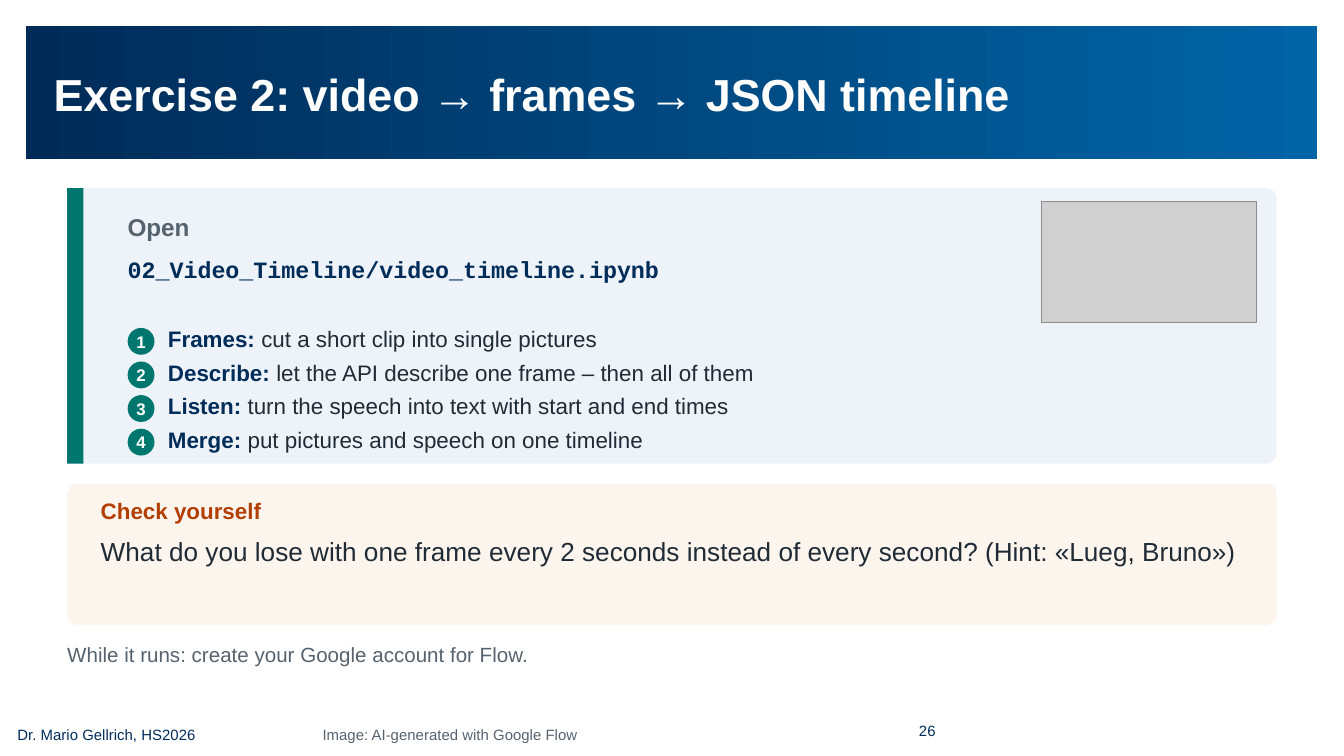
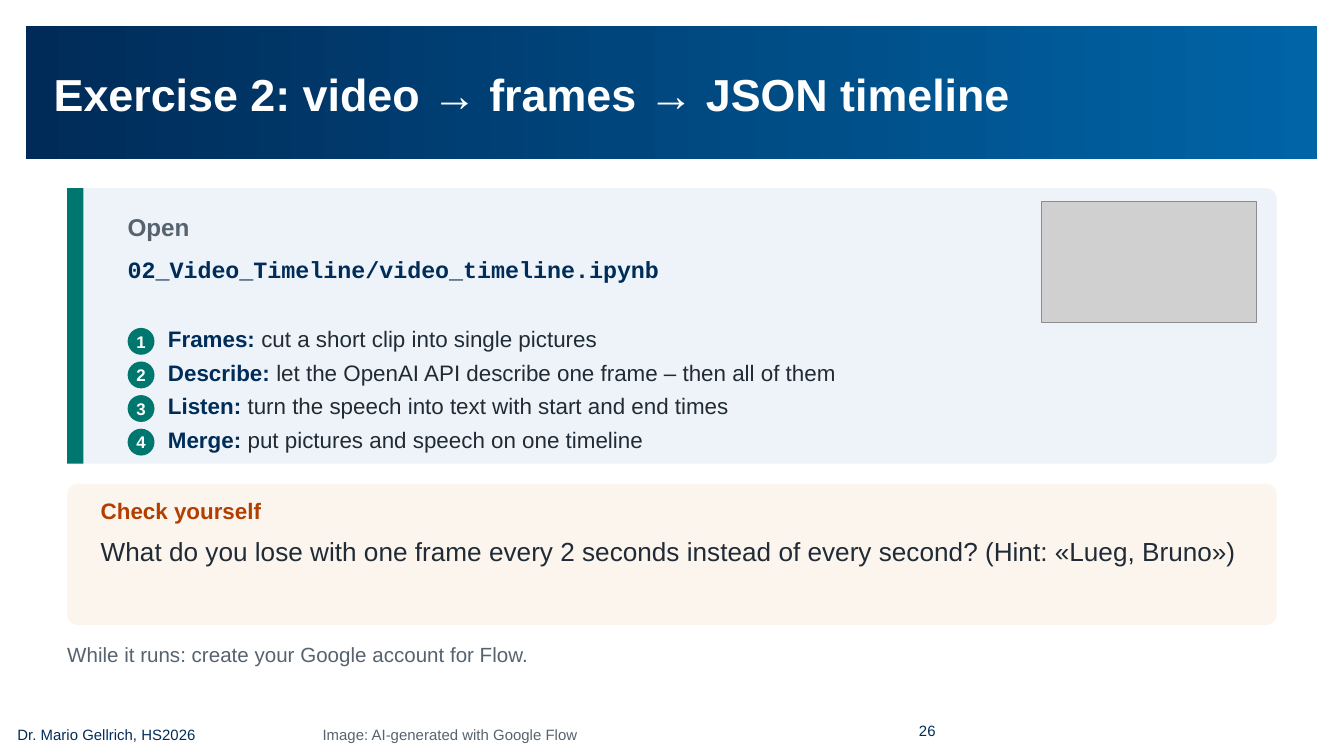
Before and after one commit to mario-gellrich-zhaw/multimodal_extraction_generation, a slide deck: slide 26 of slides/Slides_MSC_Data_Science_Week_13_EN_barrierefrei.pptx. Drawn at 1344x756 pixels with LibreOffice and Linux fonts; fonts in the diff are those of the drawing; grey boxes stand for pictures; background and template pictures are left out. Boxes give left, top, right and bottom in pixels: in the first picture for what was removed or moved away, otherwise in the second. Text is boxed around its words. In the diff, an @@ line names an element or a change of style, - is before the commit and + after.

```diff
--- a/slides/Slides_MSC_Data_Science_Week_13_EN_barrierefrei.pptx
+++ b/slides/Slides_MSC_Data_Science_Week_13_EN_barrierefrei.pptx
@@ text at bbox=[168, 364, 836, 386]: text changed @@
-Describe: let the API describe one frame – then all of them
+Describe: let the OpenAI API describe one frame – then all of them
```
Also in this commit, not shown: 8 other slides changed, 7 other files.
